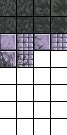
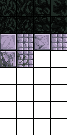
Layers edited between the first and the second 67×135 image:
removed layer "TexOut" over (0, 17, 67, 33)
painted on "TexOut-Kopie" over (0, 0, 67, 33)
